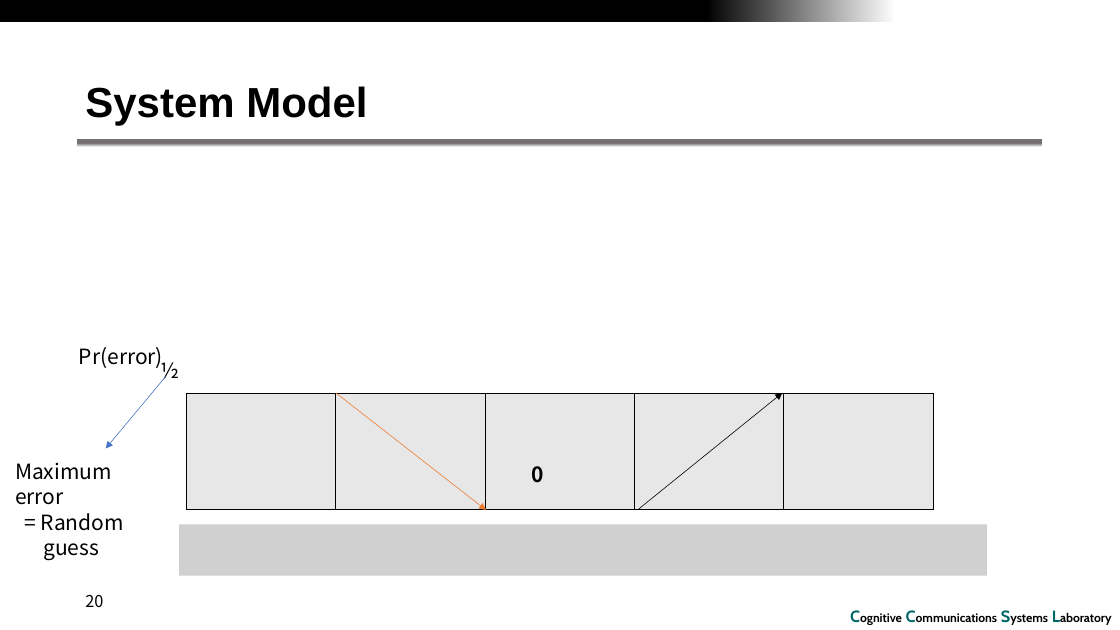
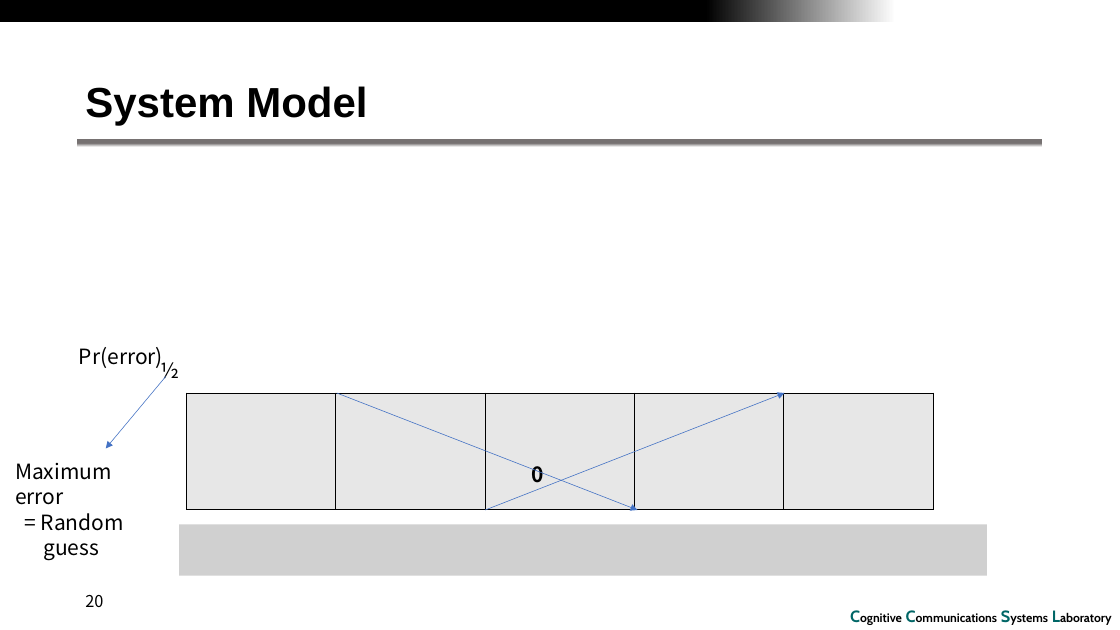
Before and after one commit to RefatHanbat/Presentation-of-SDM, a slide deck: slide 20 of assign_paper.pptx. Drawn at 1120x630 pixels with LibreOffice and Linux fonts; fonts in the diff are those of the drawing; grey boxes stand for pictures; background and template pictures are left out. Boxes give left, top, right and bottom in pixels: in the first picture for what was removed or moved away, otherwise in the second. Text is boxed around its words. In the diff, an @@ line names an element or a change of style, - is before the commit and + after.

Commit message:
updated

```diff
--- a/assign_paper.pptx
+++ b/assign_paper.pptx
@@ arrow moved from (336, 393) - (486, 510) to (337, 393) - (638, 510) @@
@@ arrow (337, 393) - (638, 510): stroke #ED7D31 0.5 pt to #4472C4 0.5 pt @@
@@ arrow moved from (638, 510) - (782, 393) to (486, 510) - (785, 393) @@
@@ arrow (486, 510) - (785, 393): stroke #000000 0.5 pt to #4472C4 0.5 pt @@
```
Also in this commit, not shown: 5 slides added, 1 slide removed.
